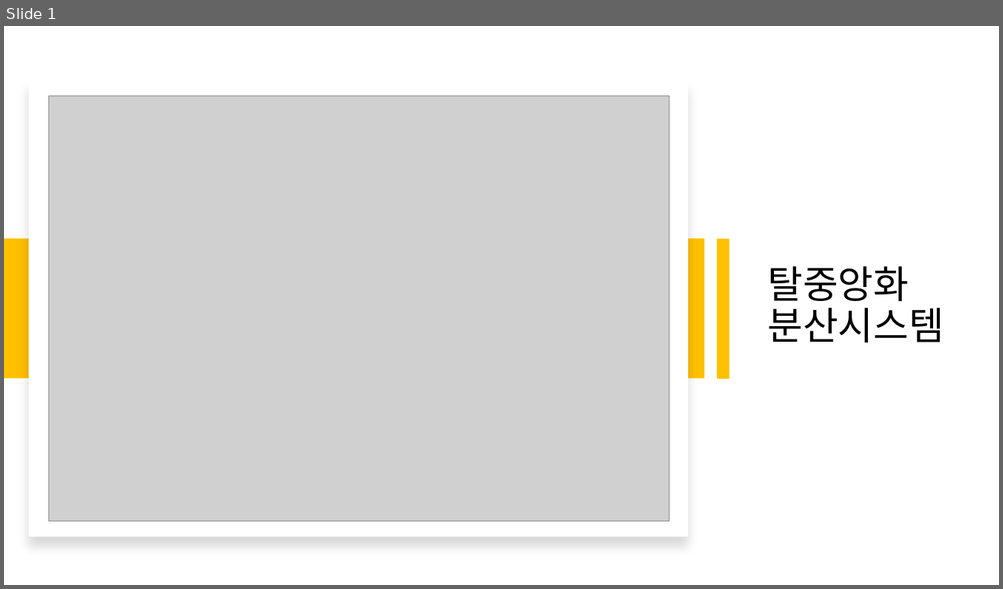
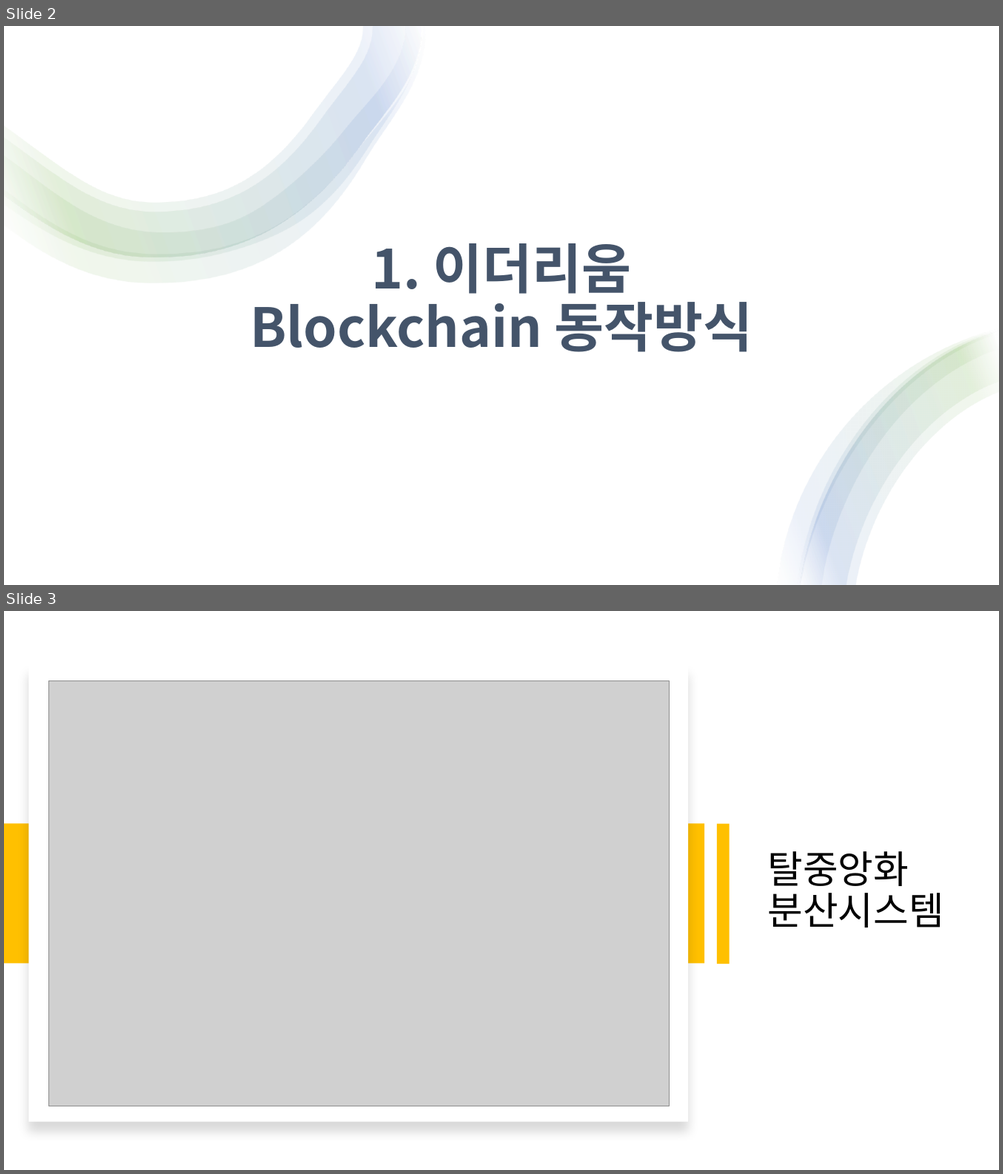
Before and after one commit to hypermusic80/eth_web3, a slide deck: 이더리움구축.pptx. Shown one above the other, each under a label of ours: slide 1 before the commit, slides 2 and 3 after it. The pictures are 1003x589 and 1003x1174 pixels, drawn with LibreOffice and Linux fonts; fonts in the diff are those of the drawing; grey boxes stand for pictures. Boxes give left, top, right and bottom in pixels: in the first picture for what was removed or moved away, otherwise in the second. Text is boxed around its words. In the diff, an @@ line names an element or a change of style, - is before the commit and + after.

```diff
--- a/이더리움구축.pptx
+++ b/이더리움구축.pptx
@@ slide 2 added at <box>4,26,999,585</box>, background #FFFFFF @@
@@ rectangle added at <box>4,26,999,585</box>, fill #FFFFFF @@
@@ group added at <box>4,26,426,284</box>: 4 freeform shapes @@
@@ text added at <box>250,244,753,352</box>, 52 pt, text #44546A, bold @@
+1. 이더리움 Blockchain 동작방식
@@ group added at <box>777,329,999,585</box>: 4 freeform shapes @@
@@ what was slide 1 is now slide 3 @@
```
Also in this commit, not shown: 2 slides changed, 11 other slides added.
